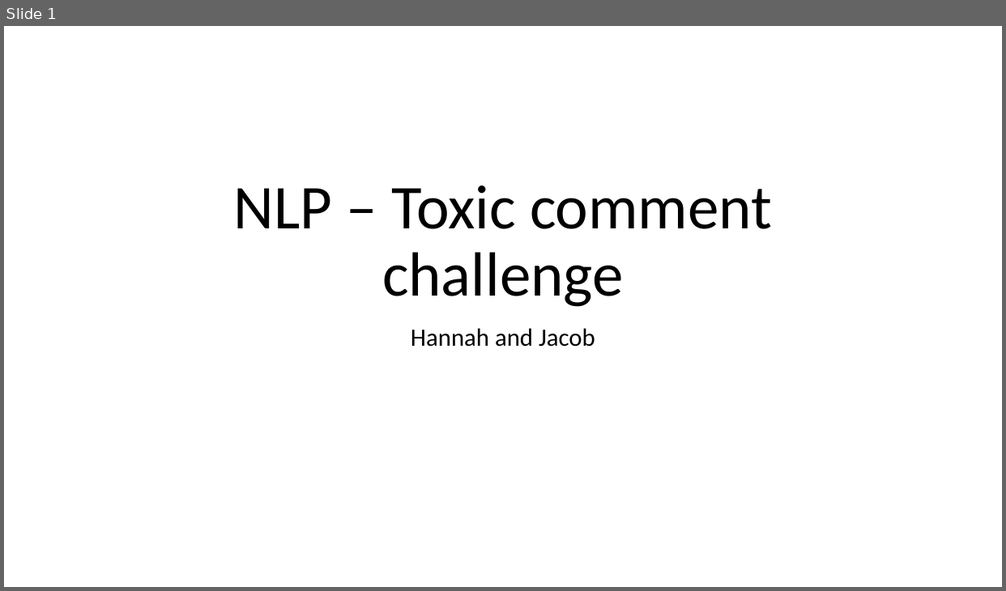
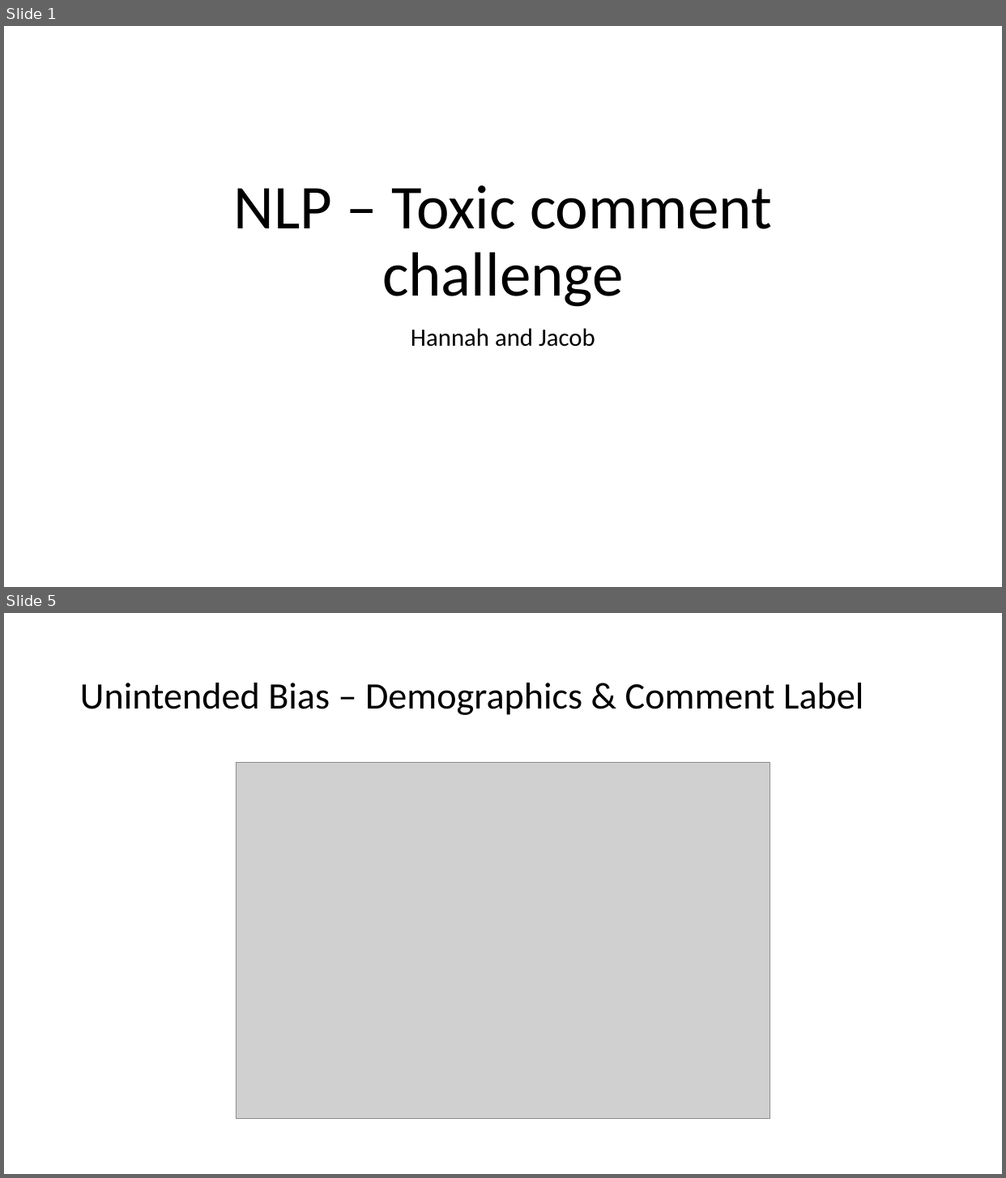
Before and after one commit to jsakhnin/NLPmodule, a slide deck: NLP_presentation.pptx. Shown one above the other, each under a label of ours: slide 1 before the commit, slides 1 and 5 after it; the slides between them are not shown. The pictures are 1006x591 and 1006x1178 pixels, drawn with LibreOffice and Linux fonts; fonts in the diff are those of the drawing; grey boxes stand for pictures. Boxes give left, top, right and bottom in pixels: in the first picture for what was removed or moved away, otherwise in the second. Text is boxed around its words. In the diff, an @@ line names an element or a change of style, - is before the commit and + after.

```diff
--- a/NLP_presentation.pptx
+++ b/NLP_presentation.pptx
@@ slide 5 added at <box>4,613,1002,1174</box>, background #FFFFFF @@
@@ title added at <box>80,683,863,715</box>, 36 pt, text #000000 @@
+Unintended Bias – Demographics & Comment Label
@@ picture added at <box>236,763,770,1119</box> @@
```
Also in this commit, not shown: 2 slides changed, 13 other slides added, 1 slide removed, 10 other files.
